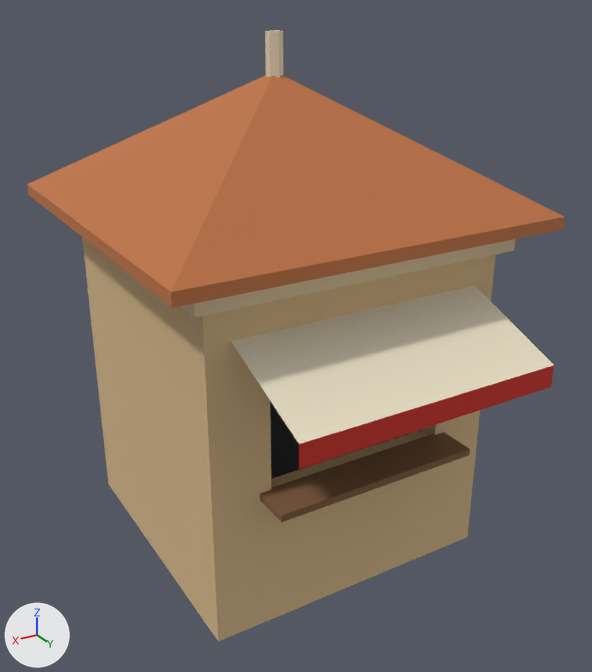
One commit to the glTF model games/yorimichi/assets/belmonte/meshes/SM_BM_BHip_Kiosk.glb: the scene before it, then after it.
Both versions are drawn from a 50 mm camera at (3.36, 5.93, 4.59) aimed at (0.02, 0.37, 1.81). The lights are fixed; the arrows at lower left show +X, +Y and +Z. The picture after the commit comes second. Vertices at exactly the same position are counted once.

In view in the first picture: 'SM_BM_BHip_Kiosk'.
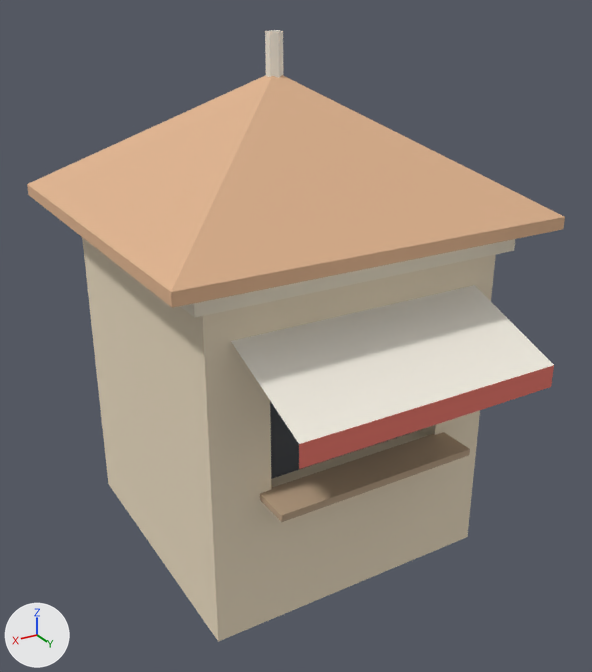
Boxes [x1, y1, x2, y2] around the edits, measured in the pictures (592 x 672 px):
part 1 of me_sm_bhip_kiosk, recoloured (lighter)
    both: [27, 75, 565, 641]
part 2 of me_sm_bhip_kiosk, recoloured
    both: [180, 30, 554, 444]

What changed in the scene script:
```text
Change me_sm_bhip_kiosk:
    where me_sm_bhip_kiosk.from_pydata(...)  # 196 vertices, 288 faces; spans x -1.65..1.65, y -1.65..2.2, z -0.2..4.25
    used by ob_sm_bm_bhip_kiosk; location = (0.0, 0.0, 0.0)
    me_sm_bhip_kiosk part 1: 226 faces centred in x -1.65..1.65, y -1.65..2.2, z -0.07..3.26 are repainted in the vertex colours; the middle colour goes from beige #d6b88a to beige #ecddc2
    me_sm_bhip_kiosk part 2: 62 faces centred in x -1.4..1.4, y -1.4..1.9, z 2.12..4.25 are repainted in the vertex colours; the middle colour goes from beige #dec9a3 to pale yellow #f0e6d1
```
